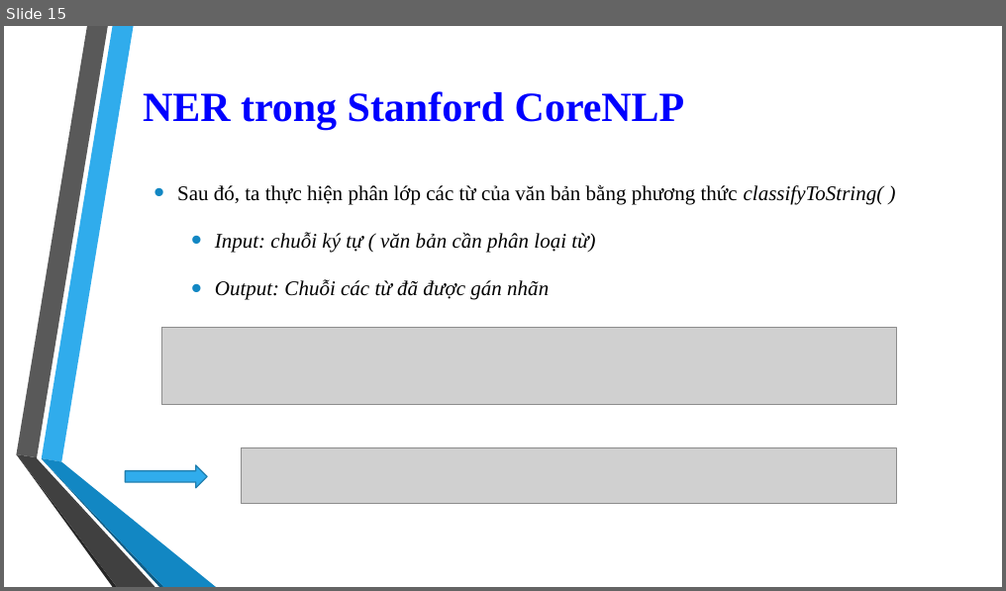
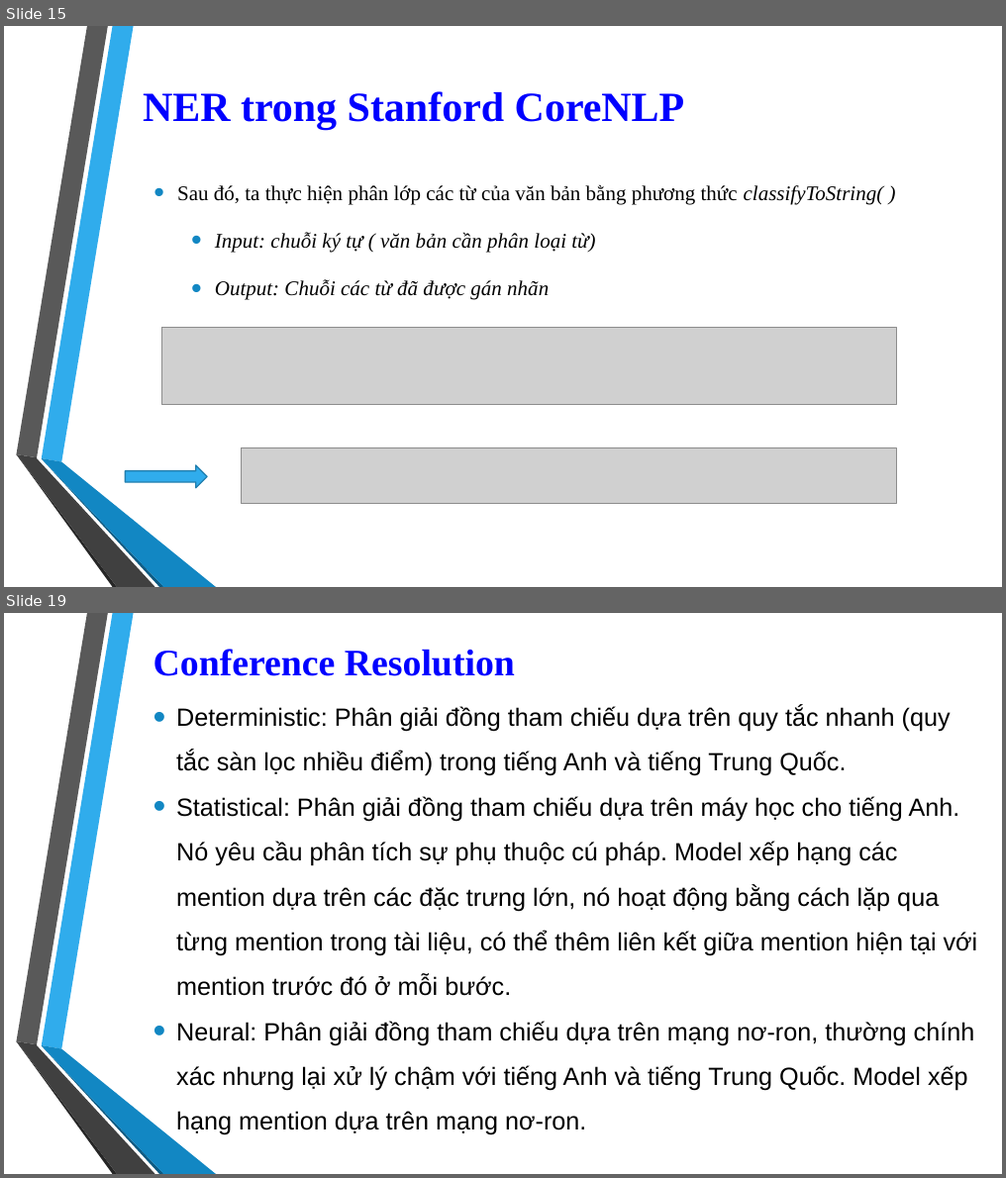
Before and after one commit to 1412520/TextMining, a slide deck: Seminar/Stanford_CoreNLP.pptx. Shown one above the other, each under a label of ours: slide 15 before the commit, slides 15 and 19 after it; the slides between them are not shown. The pictures are 1006x591 and 1006x1178 pixels, drawn with LibreOffice and Linux fonts; fonts in the diff are those of the drawing; grey boxes stand for pictures; background and template pictures are left out. Boxes give left, top, right and bottom in pixels: in the first picture for what was removed or moved away, otherwise in the second. Text is boxed around its words. In the diff, an @@ line names an element or a change of style, - is before the commit and + after.

Commit message:
Upload Conference Resolution and update CorefAnnotator.cs

```diff
--- a/Seminar/Stanford_CoreNLP.pptx
+++ b/Seminar/Stanford_CoreNLP.pptx
@@ slide 19 added at <box>4,613,1002,1174</box>, background picture (left out); not listed: 6 template elements that a slide beside it also shows @@
@@ title added at <box>153,649,515,676</box>, 36 pt, text #0000FF, bold @@
+Conference Resolution
@@ text added at <box>176,706,978,1136</box>, 24 pt, text #000000 @@
+• Deterministic: Phân giải đồng tham chiếu dựa trên quy tắc nhanh (quy tắc sàn lọc nhiều điểm) trong tiếng Anh và tiếng Trung Quốc.
+• Statistical: Phân giải đồng tham chiếu dựa trên máy học cho tiếng Anh. Nó yêu cầu phân tích sự phụ thuộc cú pháp. Model xếp hạng các mention dựa trên các đặc trưng lớn, nó hoạt động bằng cách lặp qua từng mention trong tài liệu, có thể thêm liên kết giữa mention hiện tại với mention trước đó ở mỗi bước.
+• Neural: Phân giải đồng tham chiếu dựa trên mạng nơ-ron, thường chính xác nhưng lại xử lý chậm với tiếng Anh và tiếng Trung Quốc. Model xếp hạng mention dựa trên mạng nơ-ron.
```
Also in this commit, not shown: 6 other slides added, 1 other file.
